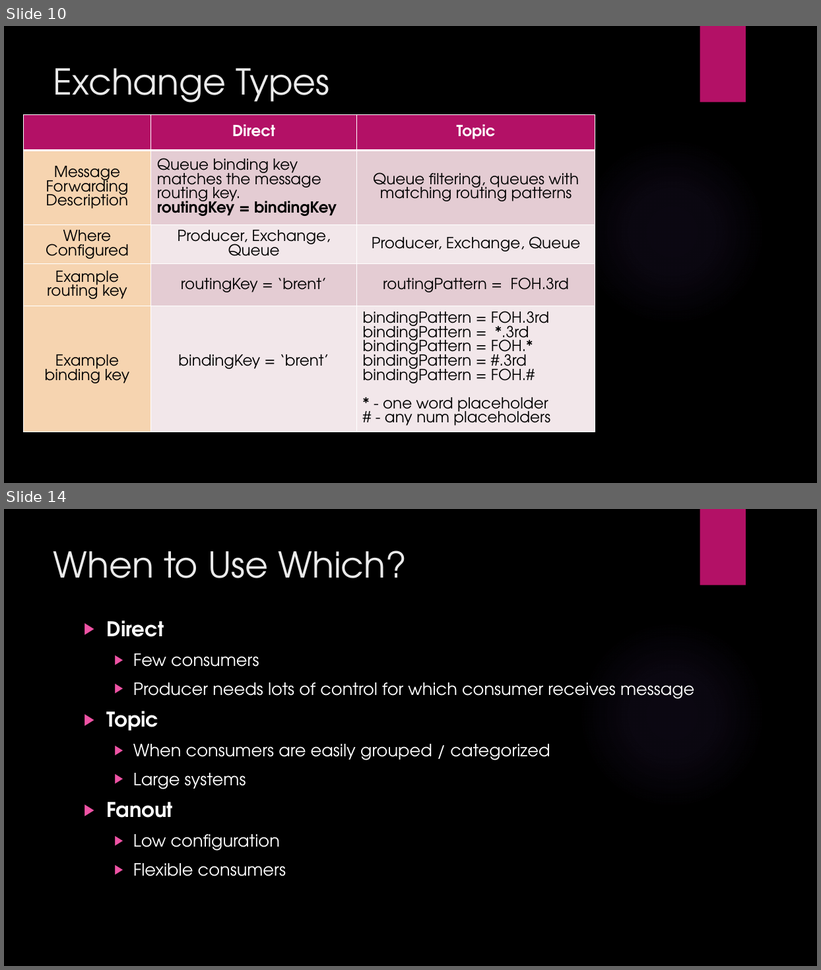
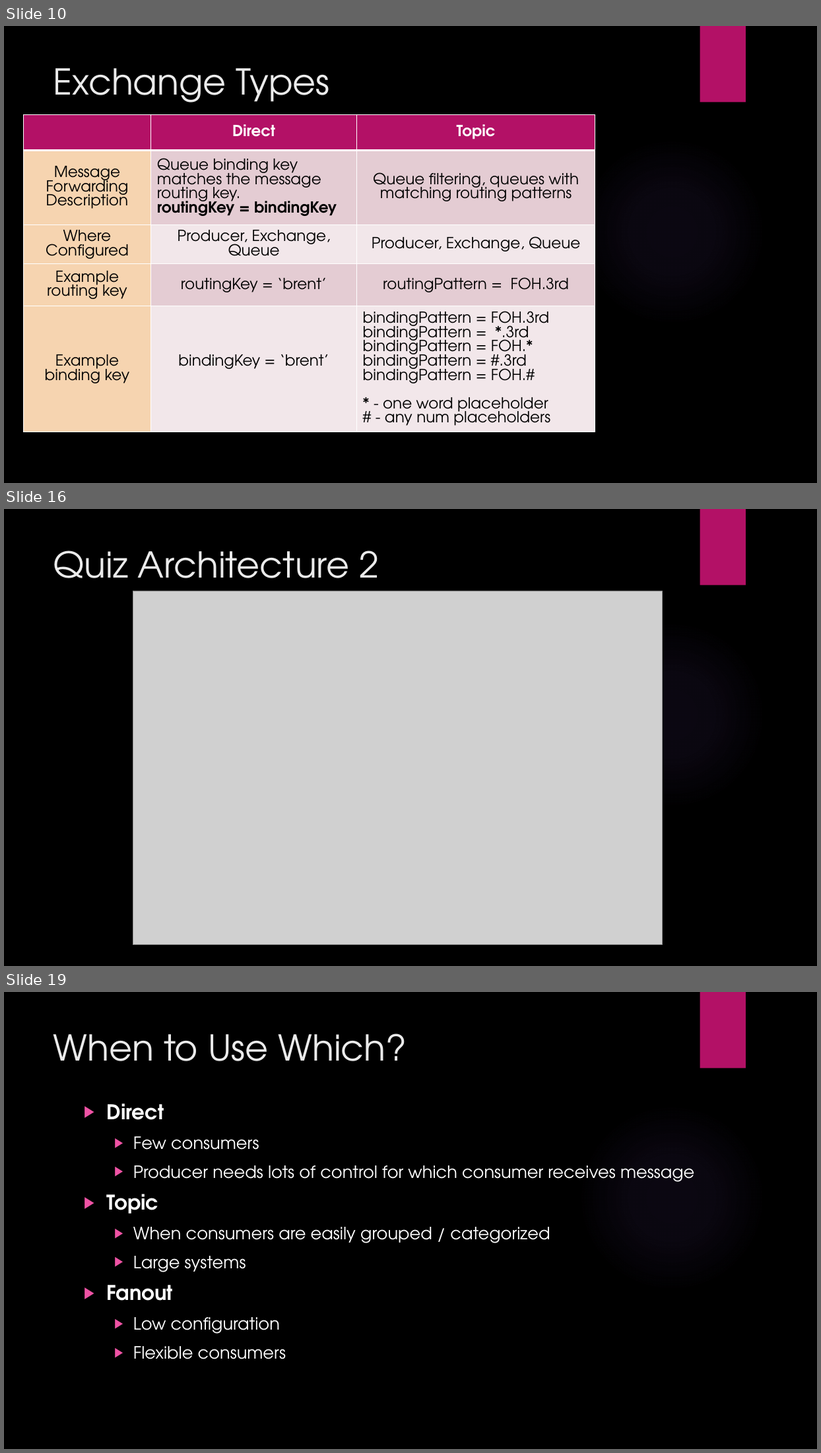
Before and after one commit to ryaovan/rabbitmq-tutorial, a slide deck: Rabbitmq lecture.pptx. Shown one above the other, each under a label of ours: slides 10 and 14 before the commit, slides 10, 16 and 19 after it; the slides between them are not shown. The pictures are 821x970 and 821x1453 pixels, drawn with LibreOffice and Linux fonts; fonts in the diff are those of the drawing; grey boxes stand for pictures; background and template pictures are left out. Boxes give left, top, right and bottom in pixels: in the first picture for what was removed or moved away, otherwise in the second. Text is boxed around its words. In the diff, an @@ line names an element or a change of style, - is before the commit and + after.

```diff
--- a/Rabbitmq lecture.pptx
+++ b/Rabbitmq lecture.pptx
@@ slide 16 added at [4, 509, 817, 966], background picture (left out); not listed: 2 template elements that a slide beside it also shows @@
@@ title added at [54, 551, 379, 594], 42 pt, text #EBEBEB @@
+Quiz Architecture 2
@@ picture added at [133, 591, 663, 945] @@
@@ what was slide 14 is now slide 19 @@
```
Also in this commit, not shown: 6 slides changed, 7 other slides added, 1 slide removed, 10 other files.
